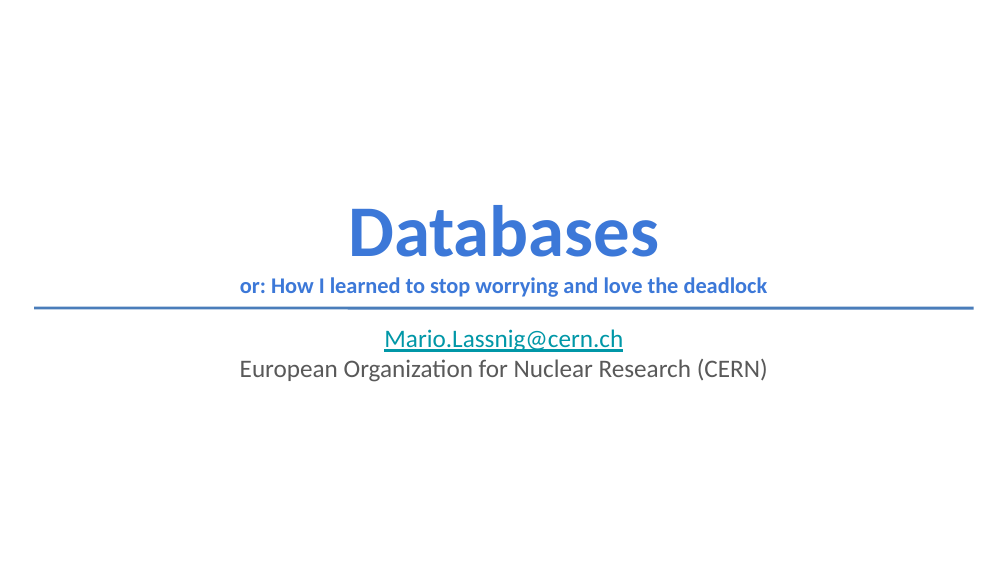
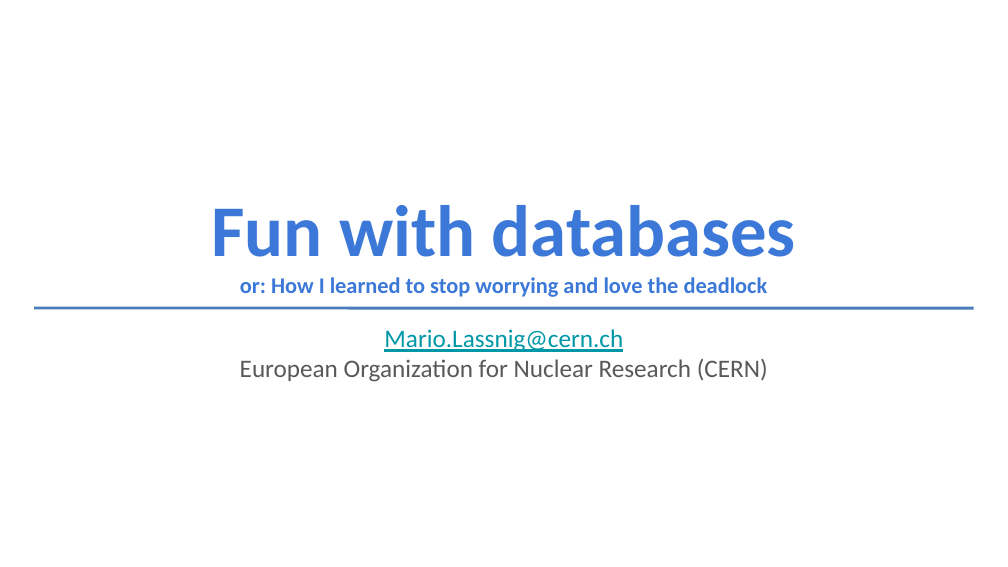
Before and after one commit to mlassnig/Databases-Introductory-Course, a slide deck: slide 1 of slides/Databases.odp. Drawn at 1008x567 pixels with LibreOffice and Linux fonts; fonts in the diff are those of the drawing. Boxes give left, top, right and bottom in pixels: in the first picture for what was removed or moved away, otherwise in the second. Text is boxed around its words. In the diff, an @@ line names an element or a change of style, - is before the commit and + after.

```diff
--- a/slides/Databases.odp
+++ b/slides/Databases.odp
@@ title at <box>211,205,796,297</box>: text changed @@
-Databases
-or: How I learned to stop worrying and love the deadlock
+Fun with databases
+or: How I learned to stop worrying and love the deadlock
```
Also in this commit, not shown: 21 other slides changed, 2 slides removed, 1 other file.
